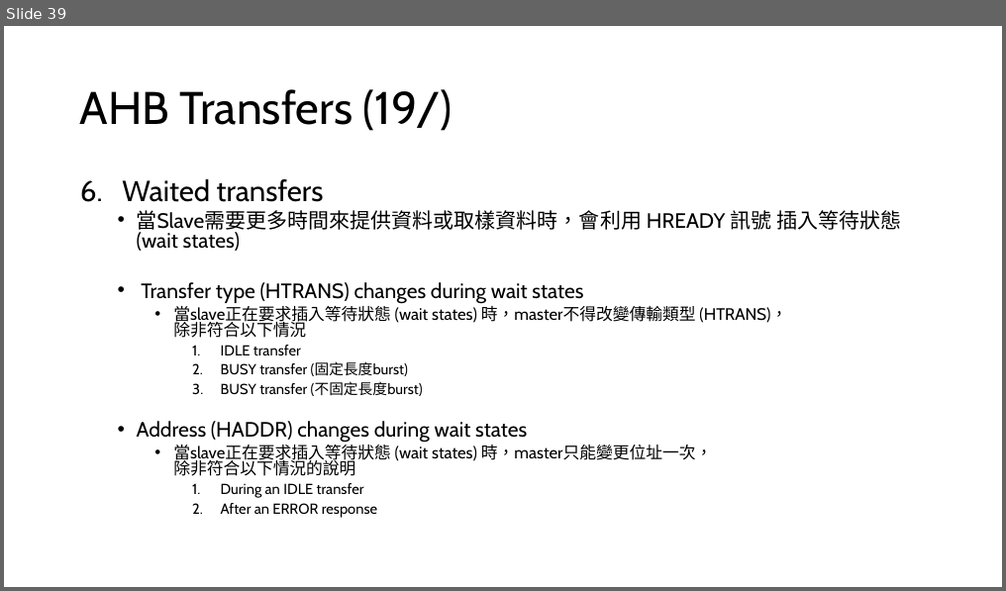
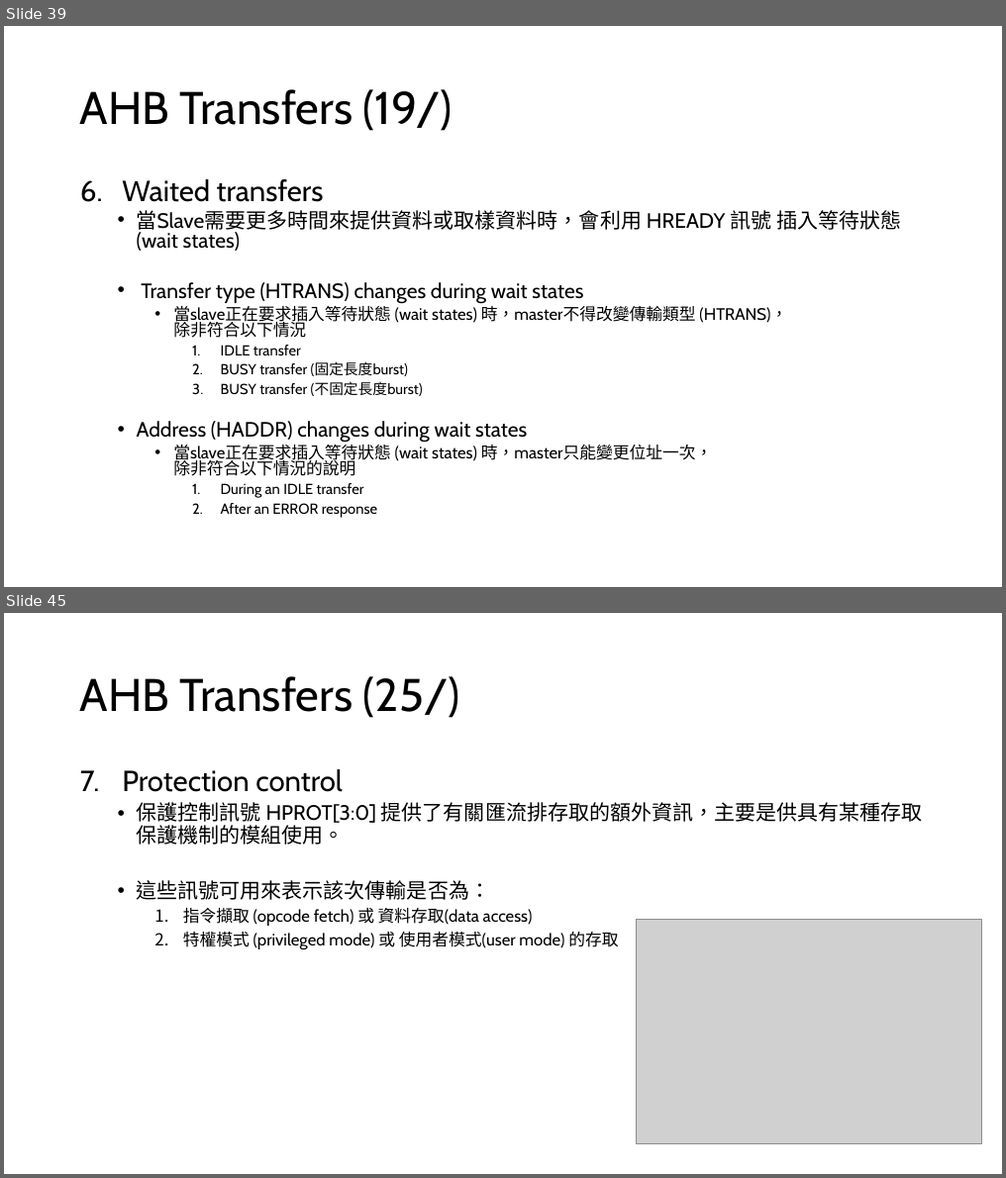
Before and after one commit to s9001055/DV_learning, a slide deck: AMBA/AMBA_learning.pptx. Shown one above the other, each under a label of ours: slide 39 before the commit, slides 39 and 45 after it; the slides between them are not shown. The pictures are 1006x591 and 1006x1178 pixels, drawn with LibreOffice and Linux fonts; fonts in the diff are those of the drawing; grey boxes stand for pictures. Boxes give left, top, right and bottom in pixels: in the first picture for what was removed or moved away, otherwise in the second. Text is boxed around its words. In the diff, an @@ line names an element or a change of style, - is before the commit and + after.

Commit message:
Modify: AMBA/AMBA_learning.pptx 1. Add chapter2 AHB Waited transfers 2. Add chapter2 AHB Protection control

```diff
--- a/AMBA/AMBA_learning.pptx
+++ b/AMBA/AMBA_learning.pptx
@@ slide 45 added at [4, 613, 1002, 1174], background #FFFFFF @@
@@ title added at [80, 676, 460, 718], 44 pt, text #000000 @@
+AHB Transfers (25/)
@@ text added at [122, 769, 923, 950], 16 pt, text #000000 @@
+7. Protection control
+  • 保護控制訊號 HPROT[3:0] 提供了有關匯流排存取的額外資訊，主要是供具有某種存取保護機制的模組使用。
+  • 這些訊號可用來表示該次傳輸是否為：
+    1. 指令擷取 (opcode fetch) 或 資料存取(data access)
+    2. 特權模式 (privileged mode) 或 使用者模式(user mode) 的存取
@@ picture added at [636, 920, 981, 1145] @@
```
Also in this commit, not shown: 5 other slides added, 1 other file.
